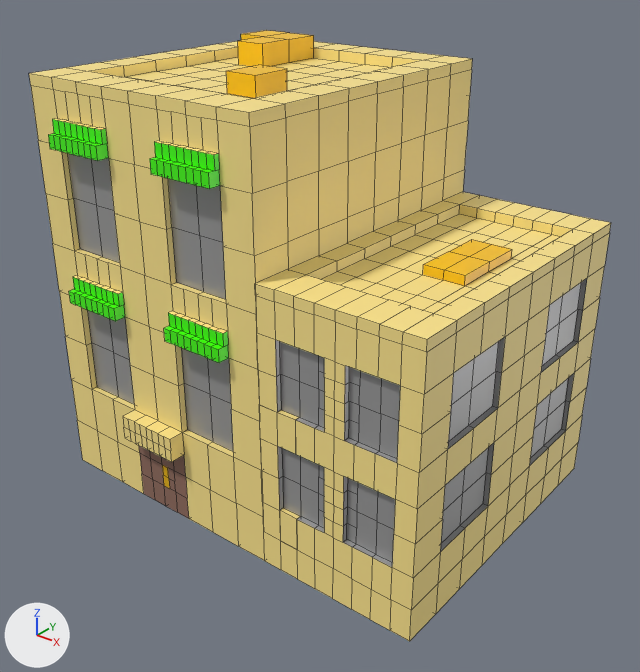
One commit to the FBX model Bird Gang/Assets/MayaMesh/pinkLShapeTower.fbx: the scene before it, then after it.
The view is the same before and after, from a camera (50 mm lens) standing at (19.2, -23.8, 12.9) and looking at (0.8, -0.8, -1.3). Every picture has the same lights, and +X, +Y and +Z are marked at lower left. Mesh edges are drawn as thin lines. Where no turn or scale is listed for an object, it has been applied to the vertices.

Objects in the first picture: 'shorterBuilding', 'tallerBuilding'.
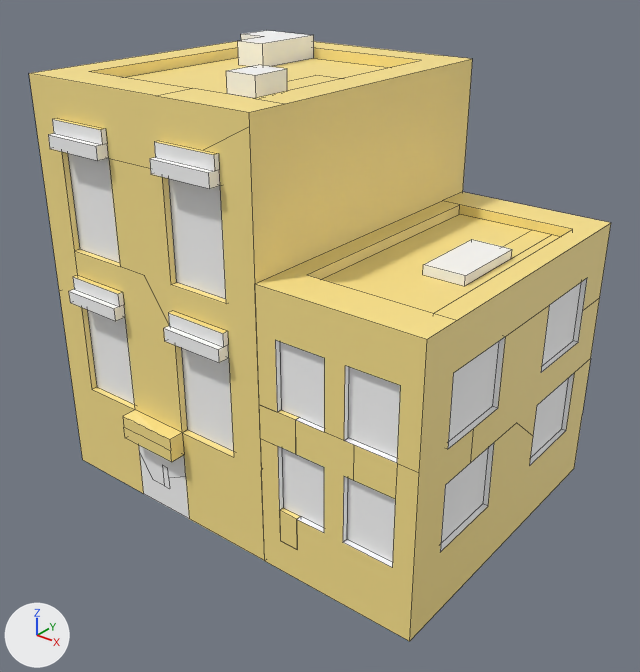
Where the newer file only moved an object's origin or applied its transform, the numbers keep the older frame.

Scene script edits in JSON lines:
```json
{"op": "set", "path": "mat_towerwindow.metallic", "old": "0.351", "new": "0.0"}
{"op": "set", "path": "mat_towerwindow.base_color", "old": "(0.411, 0.411, 0.411)", "new": "(1.0, 1.0, 1.0)", "note": "grey #acacac -> white #ffffff"}
{"op": "set", "path": "mat_towerwindow.roughness", "old": "0.4", "new": "0.553"}
{"op": "set", "path": "mat_towertopparts.base_color", "old": "(1.0, 0.576, 0.0)", "new": "(1.0, 1.0, 1.0)", "note": "yellow #ffc800 -> white #ffffff"}
{"op": "set", "path": "mat_towertopparts.roughness", "old": "0.4", "new": "0.553"}
{"op": "set", "path": "mat_shophighlights.base_color", "old": "(0.0572, 1.0, 0.0)", "new": "(1.0, 1.0, 1.0)", "note": "green #44ff00 -> white #ffffff"}
{"op": "set", "path": "mat_cityhalldoor.base_color", "old": "(0.292, 0.155, 0.114)", "new": "(1.0, 1.0, 1.0)", "note": "brown #936e5f -> white #ffffff"}
{"op": "set", "path": "mat_cityhalldoor.roughness", "old": "0.4", "new": "0.553"}
{"op": "set", "path": "mat_doorhandle.metallic", "old": "0.311", "new": "0.0"}
{"op": "set", "path": "mat_doorhandle.base_color", "old": "(1.0, 0.576, 0.0)", "new": "(1.0, 1.0, 1.0)", "note": "yellow #ffc800 -> white #ffffff"}
{"op": "set", "path": "mat_doorhandle.roughness", "old": "0.4", "new": "0.553"}
```

Boxes (x1, y1, x2, y2) around the edits, measured in the pictures (640 x 672 px):
```json
{"object": "tallerBuilding", "change": "recoloured, surface changed", "before": [30, 30, 472, 549], "after": [30, 30, 472, 549]}
{"object": "shorterBuilding", "change": "recoloured, surface changed", "before": [255, 192, 610, 633], "after": [255, 192, 610, 633]}
```
